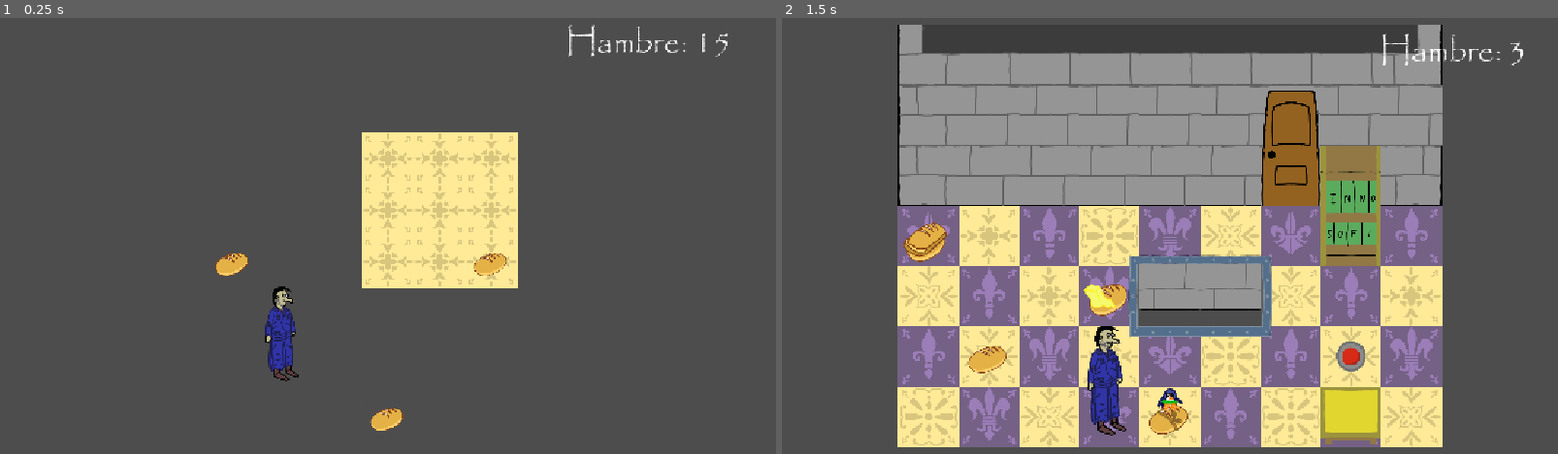
Above: before the commit, frames 1-2 (left to right).
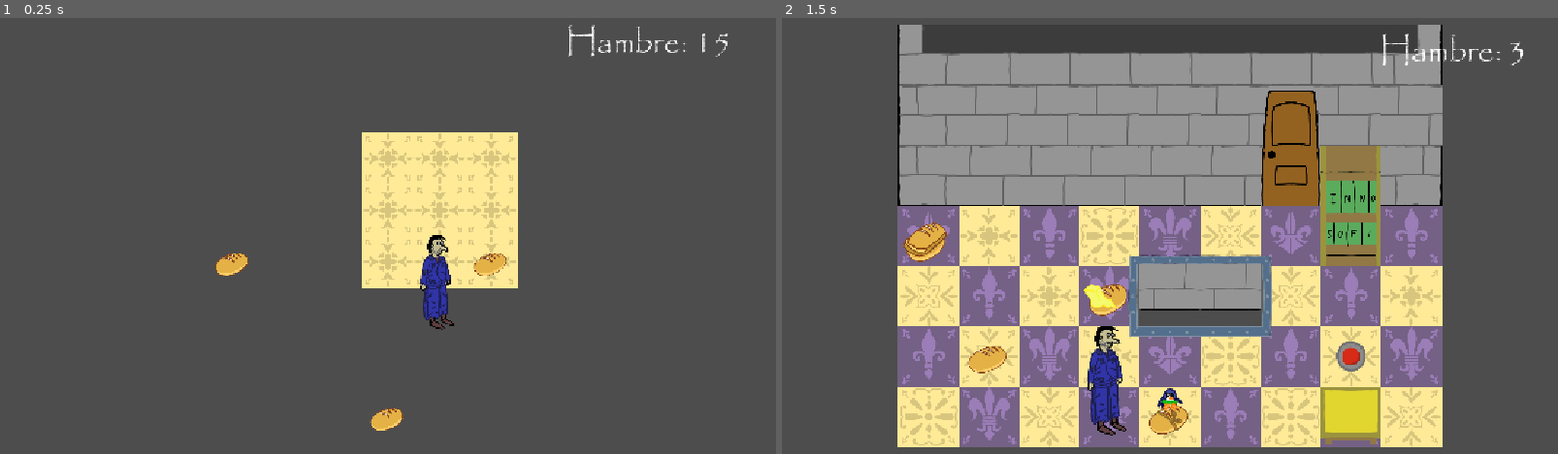
Above: after the commit, the same moments.

Repository: andresfdezc6/pan-sabe-mejor-que-llave-
Game: Godot game, scene res://Scenes/nivel_8.tscn
Two runs of this game, one before a commit and one after it. Both use one fixed random seed, a clock stepped at 60 frames per second and the inputs below. This scene is started directly instead of the project's main scene. The engine's default icon, where the game draws it, is replaced by a stand-in: a white triangle on a blue panel in a dark square.
Inputs (mouse positions are in pixels of both pictures, inside the frame that each line leads up to):
- Up to frame 1 (0.25 s): no input
- Up to frame 2 (1.5 s): tap Enter (ui_accept) at 0.5, 0.77, 1.25 s; move the mouse to (1340, 214) at 0.52 s; hold Right (right) 0.53-1.28 s; hold Space (interactuar) 0.53-1.28 s; click (1340, 214) at 0.67 s; move the mouse to (1014, 257) at 1.27 s; hold S (down) from 1.28 s (still down); tap 1 at 1.35 s

The runs differ from the first frame. In frame 1, 1.2% of the frame differs, in the area x 34-59%, y 49-84%; in frame 2, nothing differs.

Commit message:
Update nivel_8.tscn

Diff:
--- a/Scenes/nivel_8.tscn
+++ b/Scenes/nivel_8.tscn
@@ -3,10 +3,11 @@
 [ext_resource type="PackedScene" uid="uid://cminuue6w0sfq" path="res://Scenes/nivel_base.tscn" id="1_tavon"]
 
 [node name="nivel_base4" unique_id=275302144 instance=ExtResource("1_tavon")]
+posicion_inicial = Vector2i(3, -1)
 zoom = 0.6
 
 [node name="mapa_base" parent="." index="1" unique_id=902094091]
-tile_map_data = PackedByteArray("AAACAP7/AQAAAAAAAAADAP7/AQAAAAAAAAAEAP7/AQAAAAAAAAACAP3/AQAAAAAAAAADAP3/AQAAAAAAAAAEAP3/AQAAAAAAAAAEAPz/AQAAAAAAAAADAPz/AQAAAAAAAAACAPz/AQAAAAAAAAA=")
+tile_map_data = PackedByteArray("AAACAP7/AQAAAAAAAAAEAP7/AQAAAAAAAAACAP3/AQAAAAAAAAADAP3/AQAAAAAAAAAEAP3/AQAAAAAAAAAEAPz/AQAAAAAAAAADAPz/AQAAAAAAAAACAPz/AQAAAAAAAAADAP7/AQAAAAAAAAA=")
 
 [node name="indicador_objeto" parent="CanvasLayer" parent_id_path=PackedInt32Array(992728299) index="1" unique_id=274572565]
 texture = null
